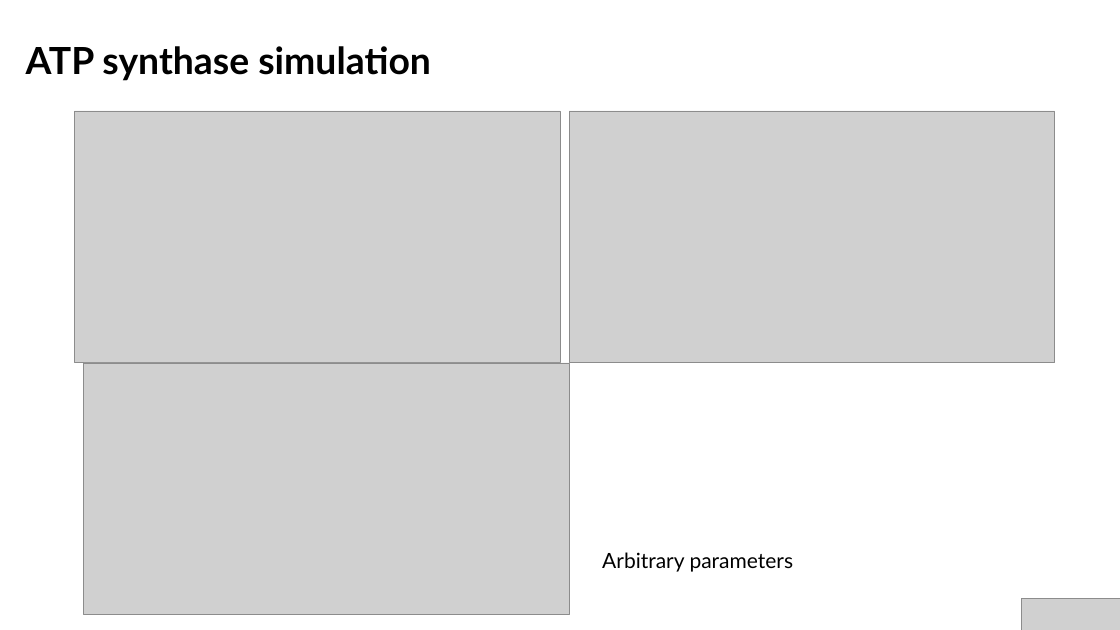
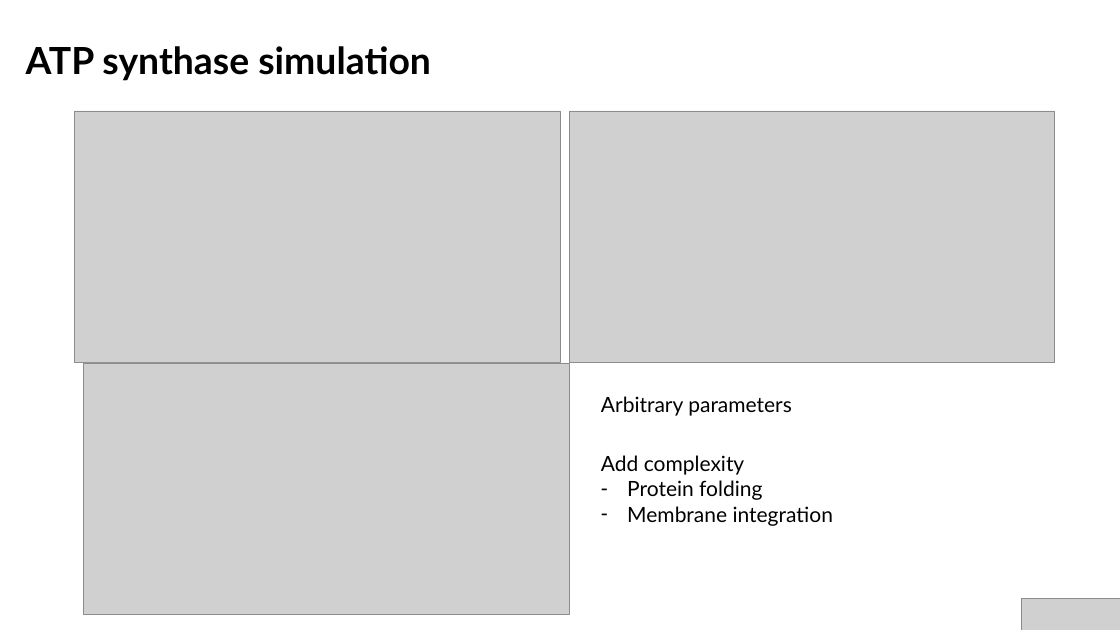
Before and after one commit to AnkitaRoychoudhury/ug_murray, a slide deck: slide 15 of miscellaneous/presentations/20200715_syncell_mtg.pptx (slide 16 before the commit). Drawn at 1120x630 pixels with LibreOffice and Linux fonts; fonts in the diff are those of the drawing; grey boxes stand for pictures. Boxes give left, top, right and bottom in pixels: in the first picture for what was removed or moved away, otherwise in the second. Text is boxed around its words. In the diff, an @@ line names an element or a change of style, - is before the commit and + after.

```diff
--- a/miscellaneous/presentations/20200715_syncell_mtg.pptx
+++ b/miscellaneous/presentations/20200715_syncell_mtg.pptx
@@ text "Arbitrary parameters": place and size @@
-text "Arbitrary parameters" at (602, 552, 794, 572)
+text "Arbitrary parameters" at (601, 396, 792, 416)
@@ text added at (601, 455, 833, 526), 18 pt, text #000000 @@
+Add complexity
+– Protein folding
+– Membrane integration
```
Also in this commit, not shown: 4 other slides changed, 1 slide added, 2 slides removed, 11 other files.
